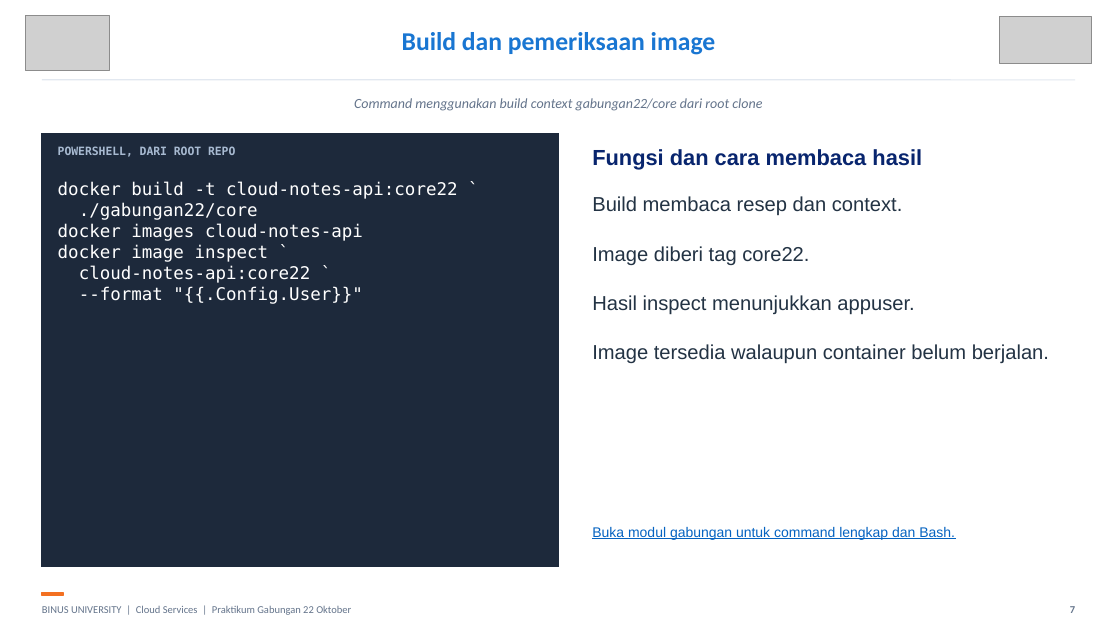
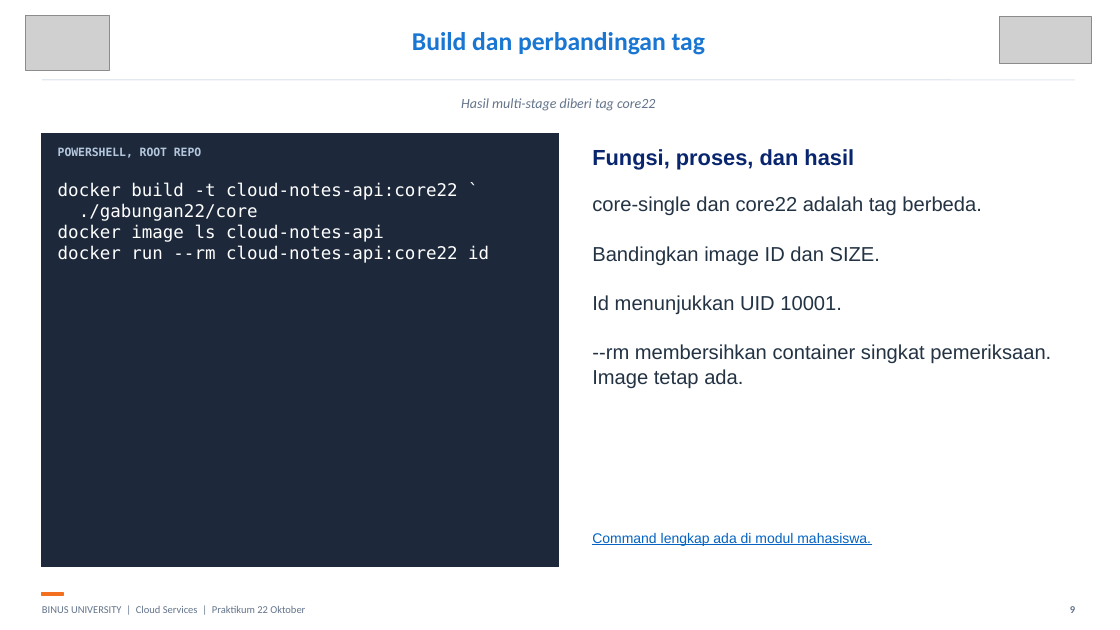
Before and after one commit to SeedFlora/meet6CloudService, a slide deck: slide 9 of slides/LAB_GABUNGAN_DOCKER_CORE_COMPOSE_22_OKTOBER.pptx (slide 7 before the commit). Drawn at 1120x630 pixels with LibreOffice and Linux fonts; fonts in the diff are those of the drawing; grey boxes stand for pictures. Boxes give left, top, right and bottom in pixels: in the first picture for what was removed or moved away, otherwise in the second. Text is boxed around its words. In the diff, an @@ line names an element or a change of style, - is before the commit and + after.

Commit message:
Make Core and Compose workshop linear, local, and ready for classroom use

```diff
--- a/slides/LAB_GABUNGAN_DOCKER_CORE_COMPOSE_22_OKTOBER.pptx
+++ b/slides/LAB_GABUNGAN_DOCKER_CORE_COMPOSE_22_OKTOBER.pptx
@@ text at (412, 32, 705, 55): text changed @@
-Build dan pemeriksaan image
+Build dan perbandingan tag
@@ text at (461, 98, 655, 111): text changed @@
-Command menggunakan build context gabungan22/core dari root clone
+Hasil multi-stage diberi tag core22
@@ text at (58, 147, 201, 158): text changed; text colour #A8BAD1 to #B5C7DD @@
-POWERSHELL, DARI ROOT REPO
+POWERSHELL, ROOT REPO
@@ text at (592, 149, 854, 170): text changed @@
-Fungsi dan cara membaca hasil
+Fungsi, proses, dan hasil
@@ text at (592, 196, 1051, 389): text changed @@
-Build membaca resep dan context.
-Image diberi tag core22.
-Hasil inspect menunjukkan appuser.
-Image tersedia walaupun container belum berjalan.
+core-single dan core22 adalah tag berbeda.
+Bandingkan image ID dan SIZE.
+Id menunjukkan UID 10001.
+--rm membersihkan container singkat pemeriksaan. Image tetap ada.
@@ text at (58, 225, 489, 263): text changed @@
-docker images cloud-notes-api
-docker image inspect `
-cloud-notes-api:core22 `
---format "{{.Config.User}}"
+docker image ls cloud-notes-api
+docker run --rm cloud-notes-api:core22 id
@@ text at (592, 533, 871, 546): text changed @@
-Buka modul gabungan untuk command lengkap dan Bash.
+Command lengkap ada di modul mahasiswa.
@@ text at (42, 605, 305, 613): text changed @@
-BINUS UNIVERSITY | Cloud Services | Praktikum Gabungan 22 Oktober
+BINUS UNIVERSITY | Cloud Services | Praktikum 22 Oktober
```
Also in this commit, not shown: 19 other slides changed, 10 slides added, 9 slides removed, 17 other files.
